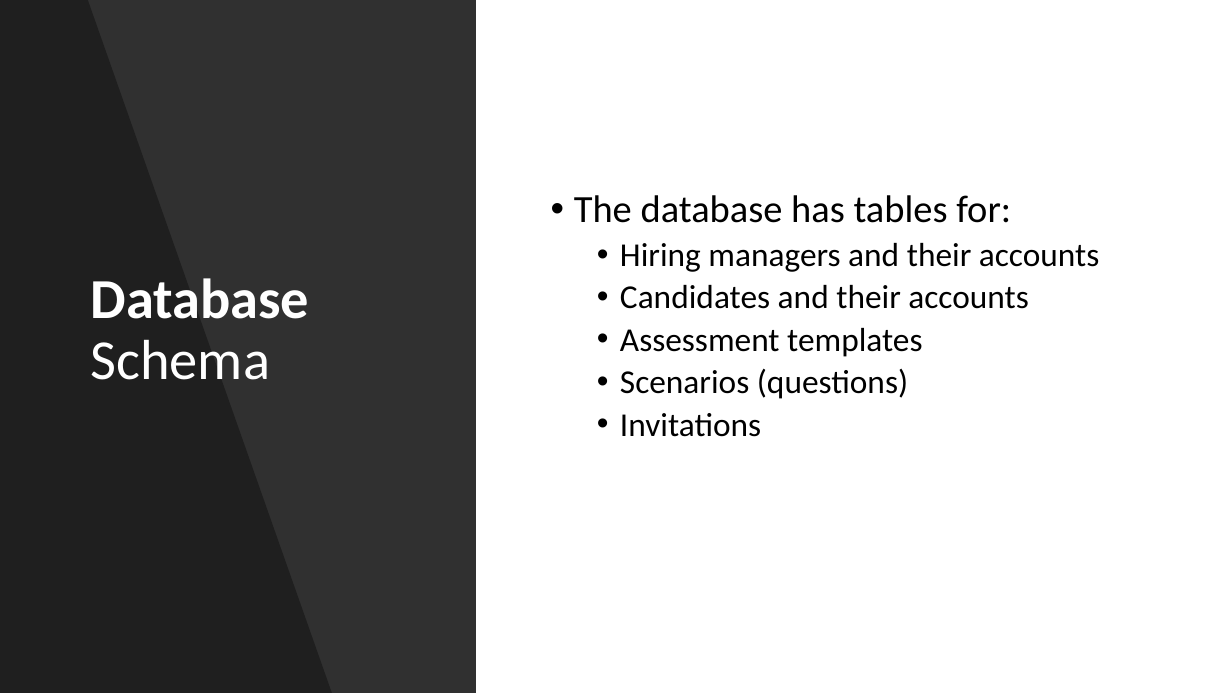
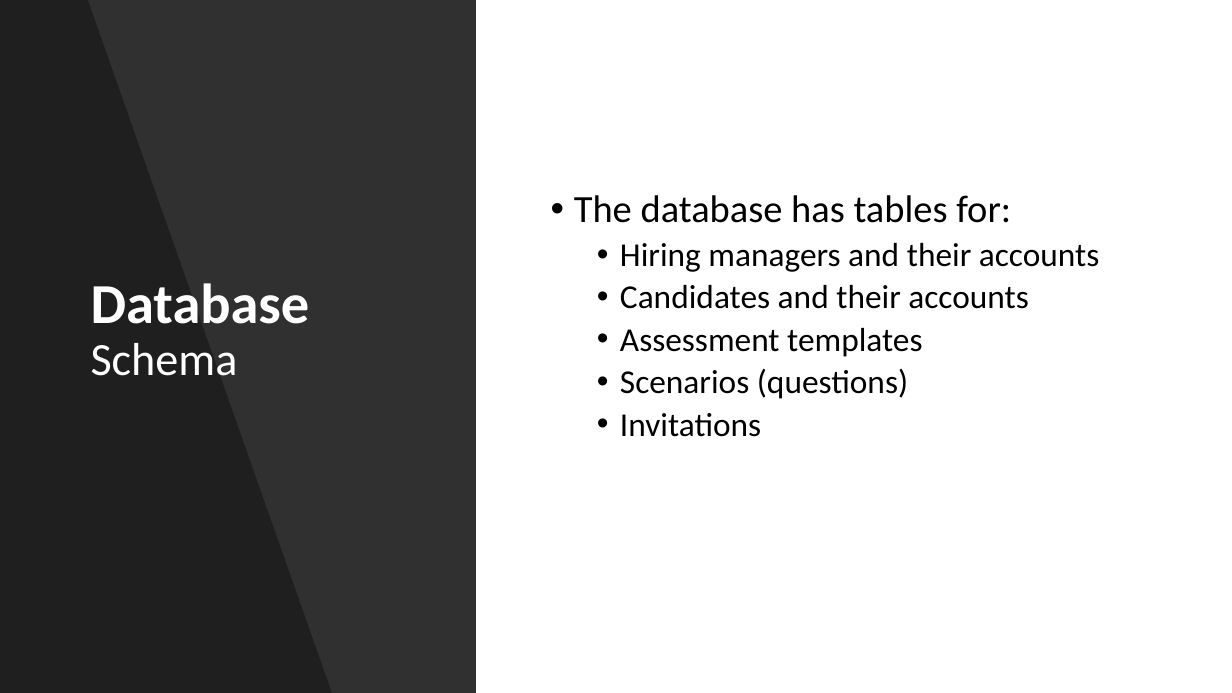
Before and after one commit to Moaaz-Mahmoud/Mini-Hiring-Platform, a slide deck: slide 7 of presentation/presentation.pptx. Drawn at 1232x693 pixels with LibreOffice and Linux fonts; fonts in the diff are those of the drawing. Boxes give left, top, right and bottom in pixels: in the first picture for what was removed or moved away, otherwise in the second. Text is boxed around its words. In the diff, an @@ line names an element or a change of style, - is before the commit and + after.

```diff
--- a/presentation/presentation.pptx
+++ b/presentation/presentation.pptx
@@ title "Database Schema" at (x1=91, y1=283, x2=310, y2=376): size 44 to 36 pt in "Schema" @@
```
Also in this commit, not shown: 1 other slide changed, 3 slides added, 2 slides removed, 4 other files.
